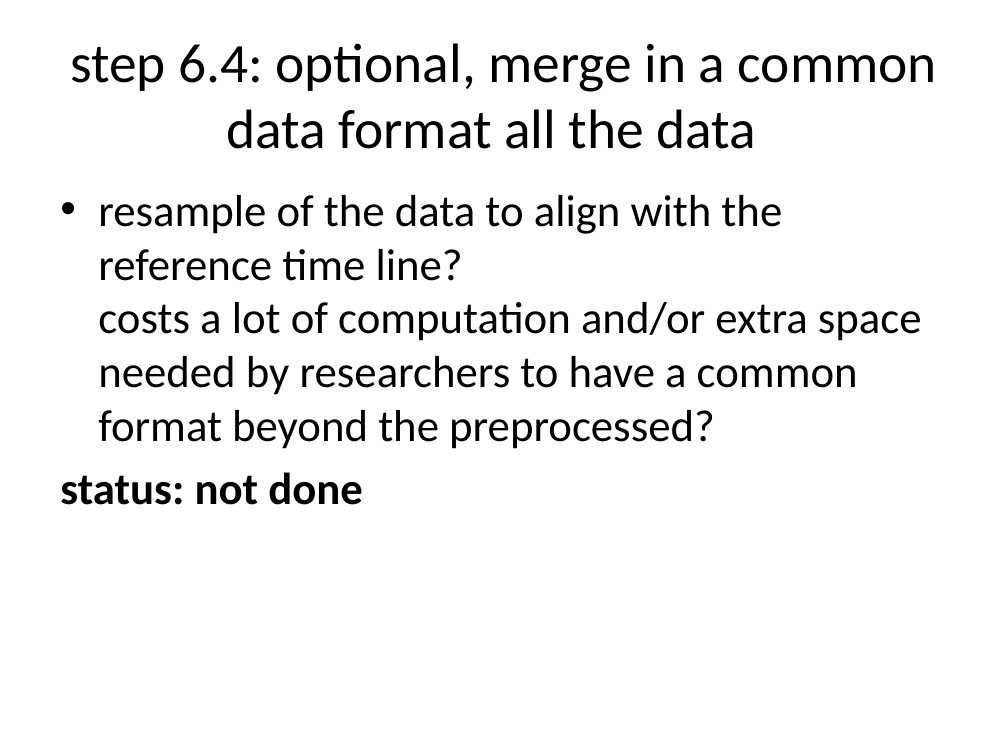
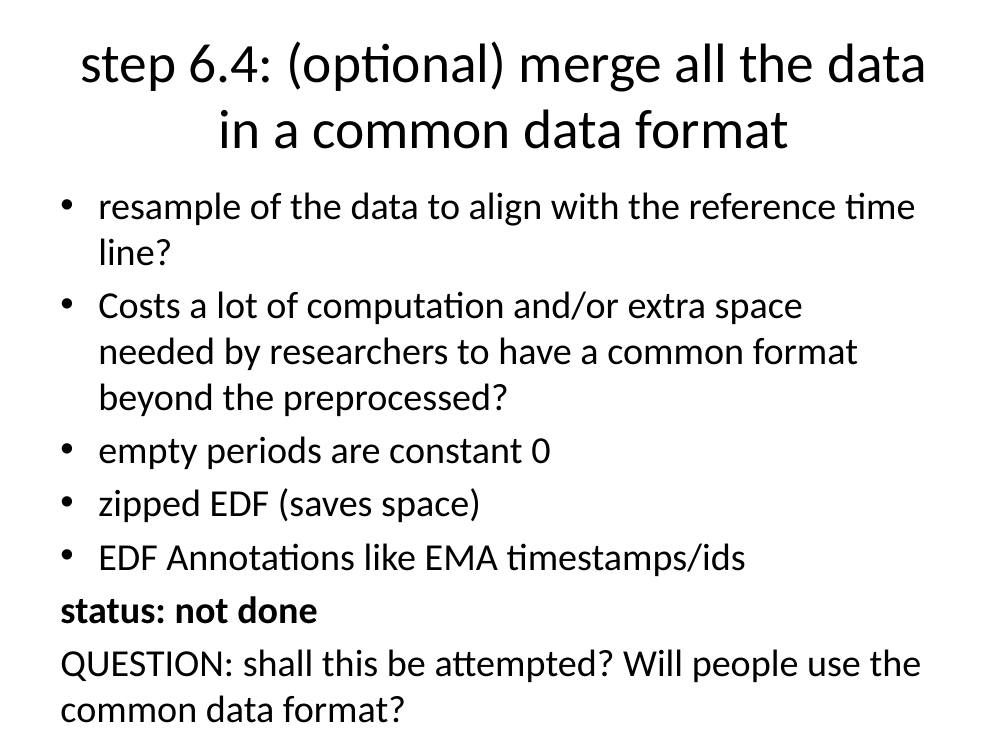
Before and after one commit to raytut/wearanize, a slide deck: slide 22 of snippets/HBS_wearanize.pptx (slide 21 before the commit). Drawn at 1008x756 pixels with LibreOffice and Linux fonts; fonts in the diff are those of the drawing. Boxes give left, top, right and bottom in pixels: in the first picture for what was removed or moved away, otherwise in the second. Text is boxed around its words. In the diff, an @@ line names an element or a change of style, - is before the commit and + after.

Commit message:
update presentation

```diff
--- a/snippets/HBS_wearanize.pptx
+++ b/snippets/HBS_wearanize.pptx
@@ title at bbox=[81, 41, 927, 149]: text changed @@
-step 6.4: optional, merge in a common data format all the data
+step 6.4: (optional) merge all the data in a common data format
@@ text at bbox=[98, 192, 916, 576]: text changed; size 32 to 27.2 pt @@
-• resample of the data to align with the reference time line?
-  costs a lot of computation and/or extra space
-  needed by researchers to have a common format beyond the preprocessed?
+• resample of the data to align with the reference time line?
+• Costs a lot of computation and/or extra space
+  needed by researchers to have a common format beyond the preprocessed?
+• empty periods are constant 0
+• zipped EDF (saves space)
+• EDF Annotations like EMA timestamps/ids
@@ text at bbox=[60, 596, 318, 624]: size 32 to 27.2 pt in "status: not done" @@
@@ text at bbox=[60, 649, 922, 682]: paragraph added @@
+QUESTION: shall this be attempted? Will people use the common data format?
```
Also in this commit, not shown: 20 other slides changed.
